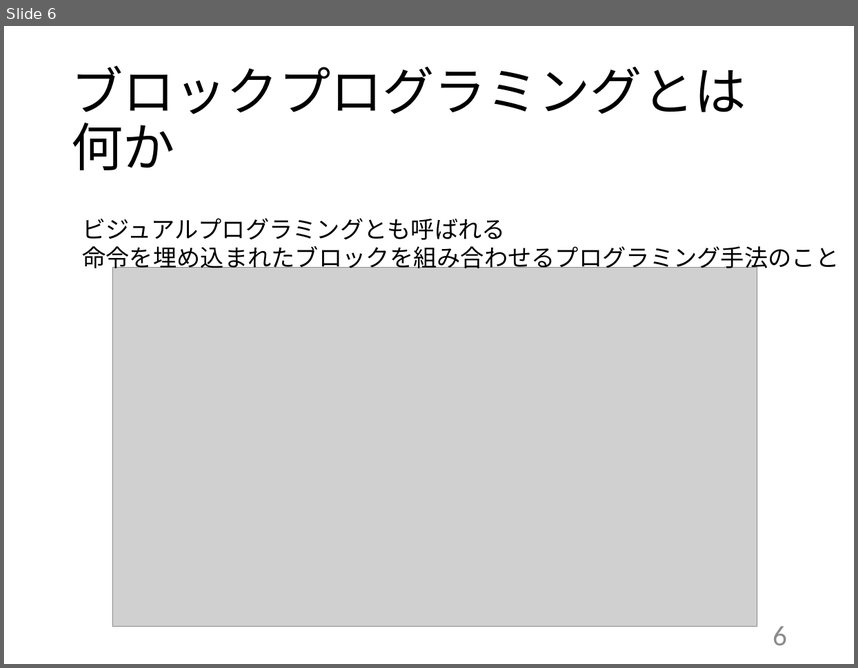
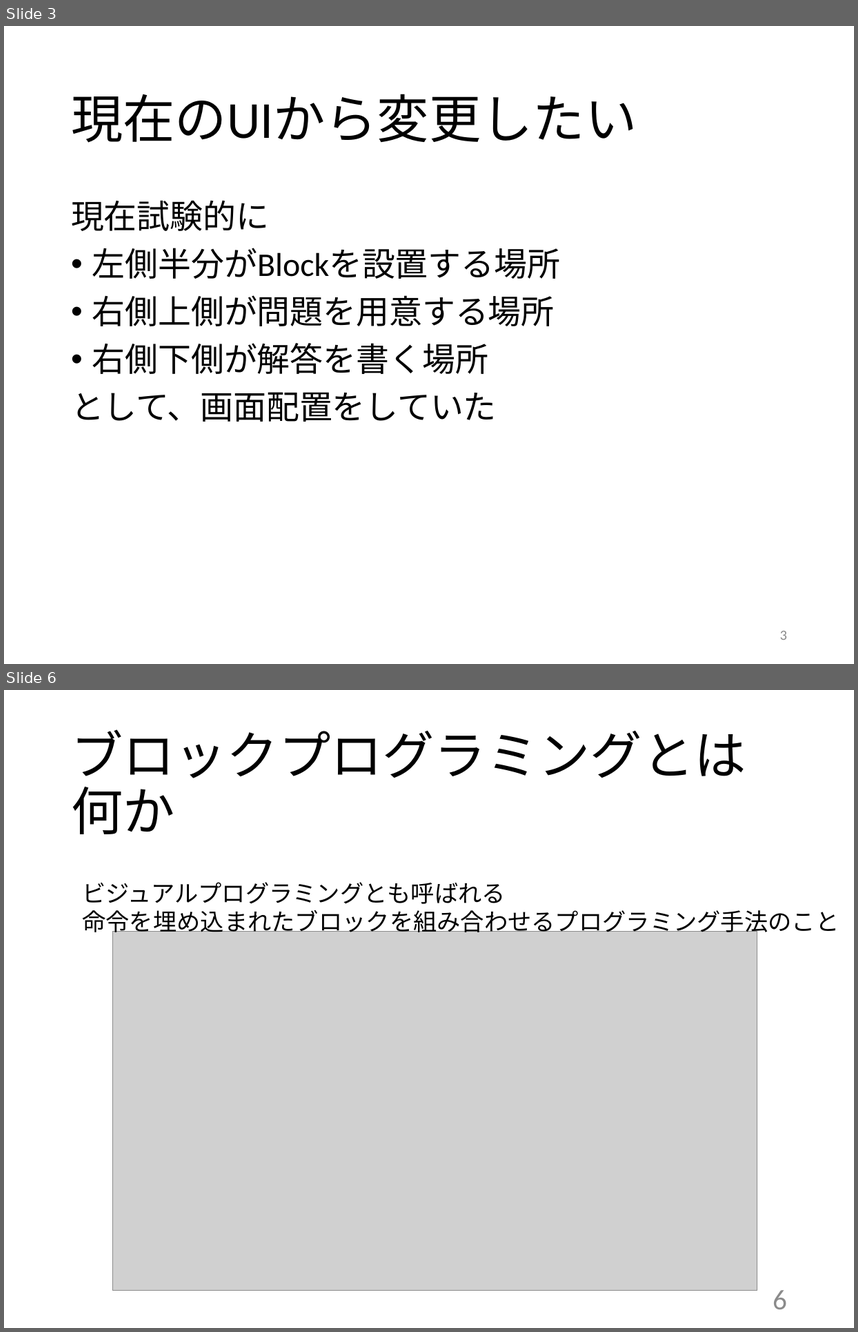
Before and after one commit to kait-takanolab/1821121-shimaoka-thesis, a slide deck: 1821121_shimaoka_sotsuken.pptx. Shown one above the other, each under a label of ours: slide 6 before the commit, slides 3 and 6 after it; the slides between them are not shown. The pictures are 858x668 and 858x1332 pixels, drawn with LibreOffice and Linux fonts; fonts in the diff are those of the drawing; grey boxes stand for pictures. Boxes give left, top, right and bottom in pixels: in the first picture for what was removed or moved away, otherwise in the second. Text is boxed around its words. In the diff, an @@ line names an element or a change of style, - is before the commit and + after.

```diff
--- a/1821121_shimaoka_sotsuken.pptx
+++ b/1821121_shimaoka_sotsuken.pptx
@@ slide 3 added at (4, 26, 854, 664), background #FFFFFF @@
@@ title added at (71, 94, 637, 143), 44 pt, text #000000 @@
+現在のUIから変更したい
@@ text added at (71, 200, 560, 421), 28 pt, text #000000 @@
+現在試験的に
+• 左側半分がBlockを設置する場所
+• 右側上側が問題を用意する場所
+• 右側下側が解答を書く場所
+として、画面配置をしていた
@@ page number added at (780, 630, 787, 639), 12 pt, text #8C8C8C @@
+3
```
Also in this commit, not shown: 5 slides changed, 3 other slides added.
